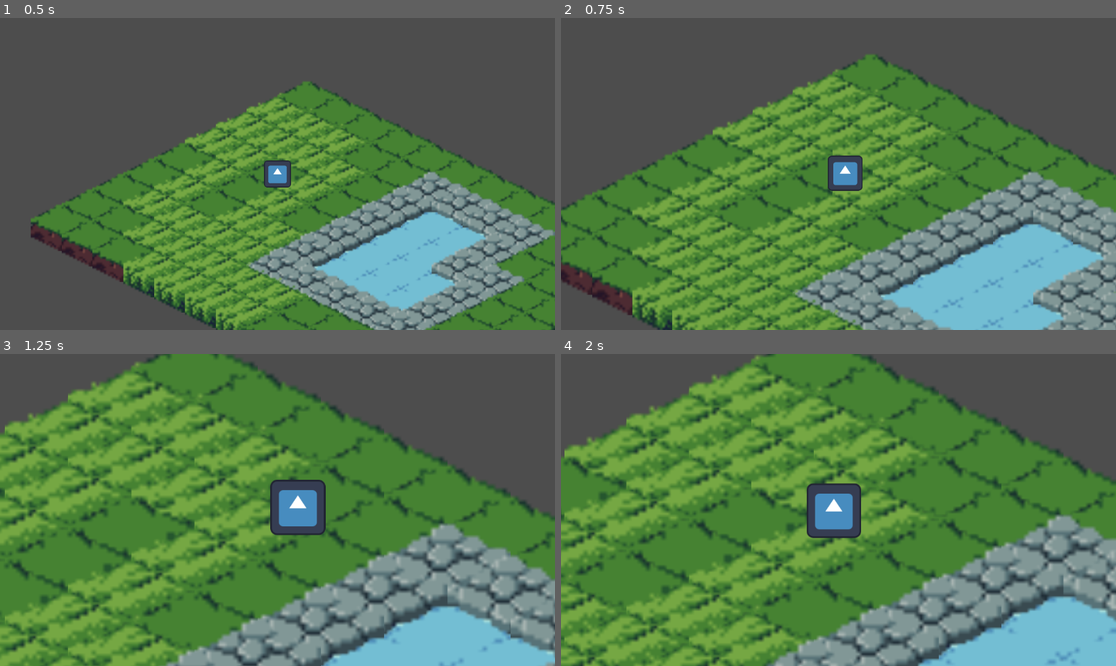
Above: before the commit, frames 1-4 (two rows, left to right).
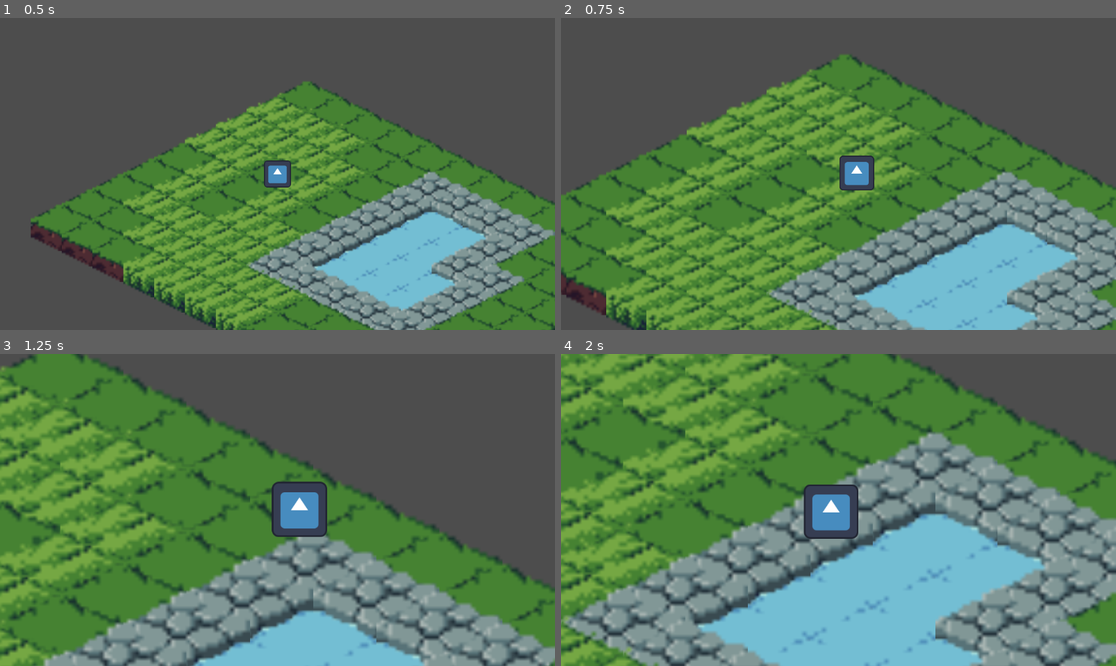
Above: after the commit, the same moments.

Repository: samuelshumake/isometric-dnd
Game: Godot game, scene res://maps/map_1.tscn
Same seed, same stepped clock (60 frames per second), same inputs: the game is played once before the commit and once after it. The engine's default icon, where the game draws it, is replaced by a stand-in: a white triangle on a blue panel in a dark square.
Inputs (mouse positions are in pixels of both pictures, inside the frame that each line leads up to):
- Up to frame 1 (0.5 s): no input
- Up to frame 2 (0.75 s): tap Enter at 0.5 s; move the mouse to (960, 158) at 0.52 s; hold D (RIGHT) from 0.53 s (still down); hold Up (SCROLL_IN) from 0.53 s (still down); click (960, 158) at 0.67 s
- Up to frame 3 (1.25 s): keep holding D (RIGHT); keep holding Up (SCROLL_IN)
- Up to frame 4 (2 s): move the mouse to (727, 525) at 1.27 s; release D (RIGHT) at 1.28 s; release Up (SCROLL_IN) at 1.28 s; hold S (DOWN) from 1.28 s (still down); tap Down (SCROLL_OUT) at 1.35 s; click (727, 525) at 1.42 s

Frame 1 is identical in both runs. In frame 2, 36% of the frame differs, in the area x 0-100%, y 11-100%; in frame 3, 61%; in frame 4, 69%, in the area x 0-100%, y 0-100%.

Commit message:
temporarily add arrow key movement for play testing

Diff:
--- a/scripts/player.gd
+++ b/scripts/player.gd
@@ -5,6 +5,7 @@
 var target : Vector2
 var map : TileMapLayer
 var space_state : Object
+var moving : bool = false
 
 var astar_grid : AStarGrid2D = AStarGrid2D.new()
 var path_array : Array[Vector2] = []
@@ -31,6 +32,13 @@
 
 func _input(event):
 	if event is InputEventMouseButton and event.pressed:
+
+		moving = true
+
+		# If click outside map or null tile, return
+		if (!map.get_cell_tile_data(map.local_to_map(get_global_mouse_position()))):
+			return
+
 		target = get_global_mouse_position()
 
 		# If collision between player and target, initialize A*
@@ -60,10 +68,16 @@
 		else:
 			path_global.clear()
 	# If no collision, move in a straight line towards target
-	else:
+	elif moving:
 		velocity = global_position.direction_to(target) * speed
 		if (global_position.distance_to(target) > 1):
 			move_and_slide()
+		else:
+			moving = false
+
+	var input_direction = Input.get_vector("LEFT", "RIGHT", "UP", "DOWN")
+	velocity = input_direction * speed
+	move_and_slide()
 
 
 # Uses Raycast to check if collision occurs between global_position and end_position
Not shown, changed: release/index.html
Not shown, changed: release/index.pck
